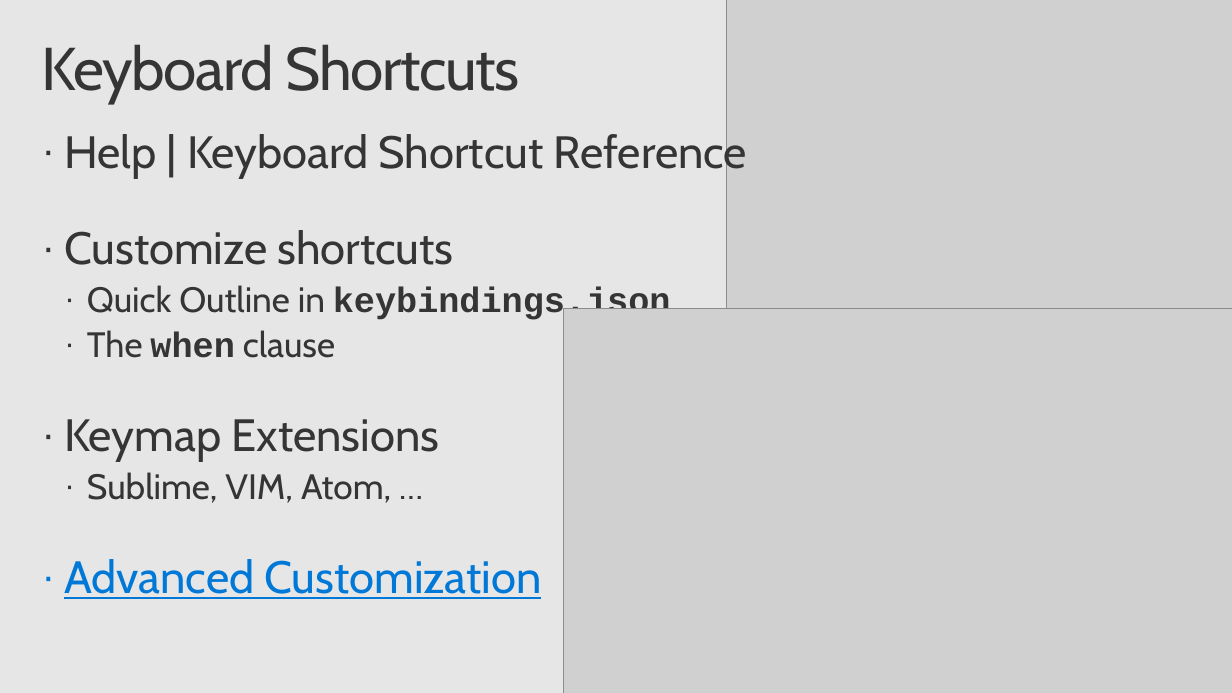
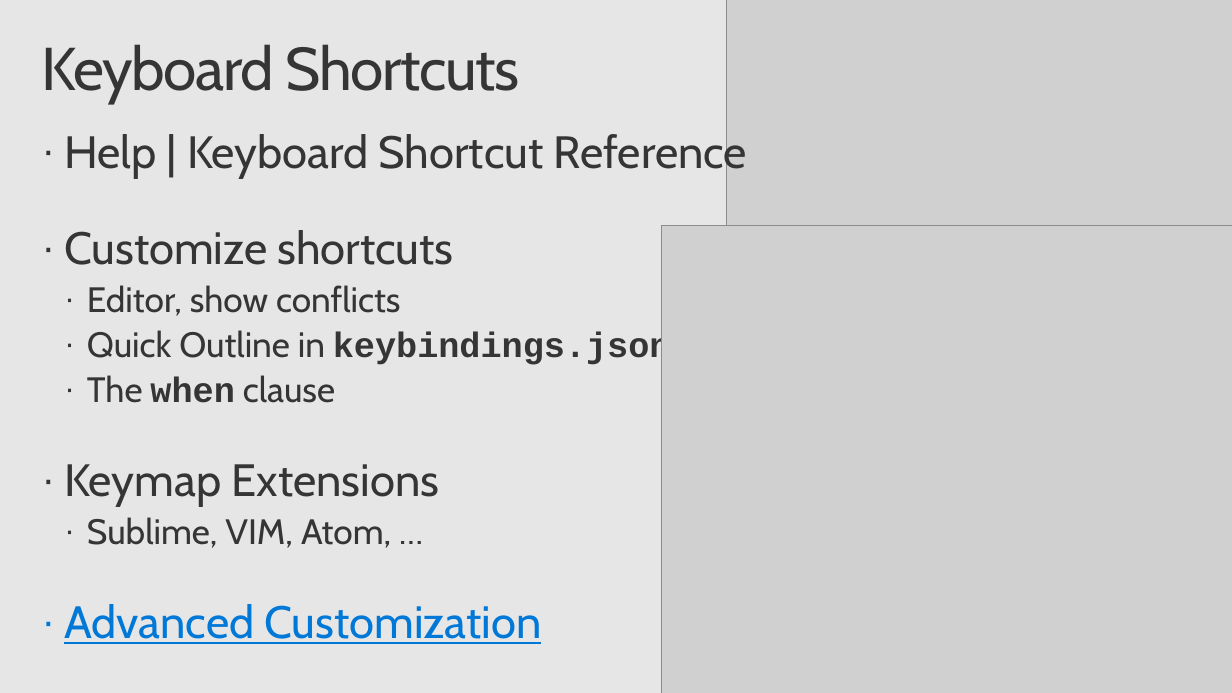
Before and after one commit to chrisdias/ignite2017, a slide deck: slide 6 of BRK3394.chrisdias.vscodetipstricks.pptx. Drawn at 1232x693 pixels with LibreOffice and Linux fonts; fonts in the diff are those of the drawing; grey boxes stand for pictures; background and template pictures are left out. Boxes give left, top, right and bottom in pixels: in the first picture for what was removed or moved away, otherwise in the second. Text is boxed around its words. In the diff, an @@ line names an element or a change of style, - is before the commit and + after.

```diff
--- a/BRK3394.chrisdias.vscodetipstricks.pptx
+++ b/BRK3394.chrisdias.vscodetipstricks.pptx
@@ picture: place and size @@
-picture at <box>563,309,1232,693</box>
+picture at <box>661,226,1232,693</box>
@@ text at <box>87,285,400,316</box>: paragraph added @@
+  · Editor, show conflicts
```
Also in this commit, not shown: 1 other slide changed, 4 other files.
